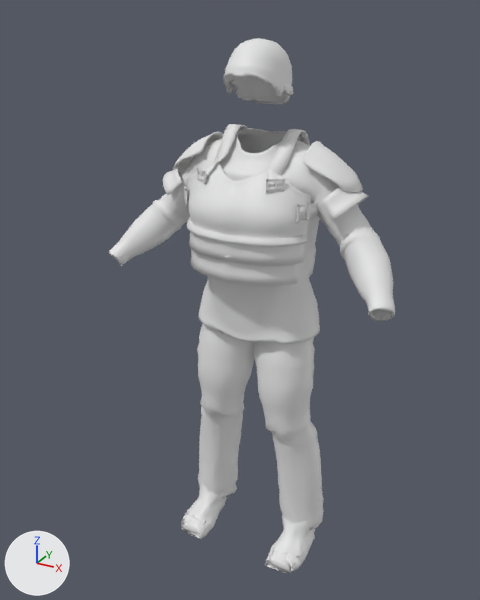
An edit to the glTF model game/assets/characters/clothing_female.glb, drawn before and after from the same camera.
Rendered twice from a 50 mm camera at (0.858, -1.708, 1.695) aimed at (-0.042, -0.072, 0.877). The lights are fixed; the arrows at lower left show +X, +Y and +Z. The older version comes first. Objects named as collision shapes, trigger or cutter boxes, shadow casters or lower levels of detail are left out.

The scene before the commit, as lines of its bpy script (objects in view):
```python
me_knit_cap_lod0 = bpy.data.meshes.new('knit_cap_lod0')
me_knit_cap_lod0.from_pydata(...)  # 716 vertices, 1308 faces; spans x -0.097..0.097, y -0.157..0.056, z 1.449..1.622
me_knit_cap_lod0.materials.append(mat_knit_cap_female)  # white #e7e7e7
me_laced_boots_lod0 = bpy.data.meshes.new('laced_boots_lod0')
me_laced_boots_lod0.from_pydata(...)  # 2406 vertices, 4768 faces; spans x -0.232..0.232, y -0.205..0.046, z -0.001..0.244
me_laced_boots_lod0.materials.append(mat_laced_boots_female)  # white #e7e7e7
me_riveted_breastplate_lod0 = bpy.data.meshes.new('riveted_breastplate_lod0')
me_riveted_breastplate_lod0.from_pydata(...)  # 4820 vertices, 9576 faces; spans x -0.315..0.315, y -0.232..0.154, z 0.999..1.39
me_riveted_breastplate_lod0.materials.append(mat_riveted_breastplate_female)  # white #e7e7e7
ob_knit_cap_lod0 = bpy.data.objects.new('knit_cap_lod0', me_knit_cap_lod0)
ob_knit_cap_lod0.location = (0.0, 0.0, 0.0)
ob_laced_boots_lod0 = bpy.data.objects.new('laced_boots_lod0', me_laced_boots_lod0)
ob_laced_boots_lod0.location = (0.0, 0.0, 0.0)
ob_riveted_breastplate_lod0 = bpy.data.objects.new('riveted_breastplate_lod0', me_riveted_breastplate_lod0)
ob_riveted_breastplate_lod0.location = (0.0, 0.0, 0.0)
# also in view: 'woven_trousers_lod0' at (-0.002, -0.025, 0.484); 'woven_shirt_lod0' at (0.0, -0.045, 1.079)
```
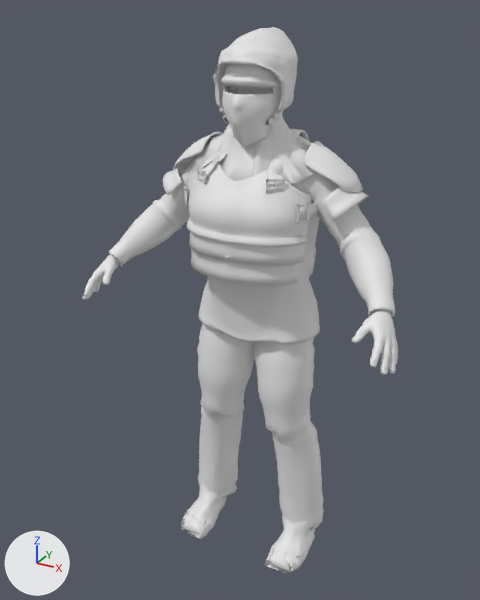
Changed parts and their boxes (x1, y1, x2, y2) in the pictures (480 x 600 px):
```json
{"object": "woven_hood_lod0", "change": "added", "after": [194, 27, 316, 184]}
{"object": "metal_mask_lod0", "change": "added", "after": [221, 63, 281, 148]}
{"object": "woven_gloves_lod0", "change": "added", "after": [82, 254, 398, 375]}
{"object": "knit_cap_lod0", "change": "unchanged, covered by the edit", "before": [223, 38, 294, 105], "after": [224, 64, 278, 94]}
```

Scene script edits in JSON lines:
```json
{"op": "add", "block": "mat_woven_hood_female", "code": ["mat_woven_hood_female = principled_material('woven_hood_female')", "mat_woven_hood_female.base_color = (0.8, 0.8, 0.8)  # white #e7e7e7"]}
{"op": "add", "block": "mat_woven_gloves_female", "code": ["mat_woven_gloves_female = principled_material('woven_gloves_female')", "mat_woven_gloves_female.base_color = (0.8, 0.8, 0.8)  # white #e7e7e7"]}
{"op": "add", "block": "mat_metal_mask_female", "code": ["mat_metal_mask_female = principled_material('metal_mask_female')", "mat_metal_mask_female.base_color = (0.8, 0.8, 0.8)  # white #e7e7e7"]}
{"op": "add", "block": "me_woven_hood_lod0", "code": ["me_woven_hood_lod0 = bpy.data.meshes.new('woven_hood_lod0')", "me_woven_hood_lod0.from_pydata(...)  # 4338 vertices, 8474 faces; spans x -0.249..0.249, y -0.173..0.103, z 1.21..1.648", "me_woven_hood_lod0.materials.append(mat_woven_hood_female)  # white #e7e7e7"]}
{"op": "add", "block": "me_woven_gloves_lod0", "code": ["me_woven_gloves_lod0 = bpy.data.meshes.new('woven_gloves_lod0')", "me_woven_gloves_lod0.from_pydata(...)  # 3458 vertices, 6872 faces; spans x -0.498..0.498, y -0.306..-0.112, z 0.858..1.032", "me_woven_gloves_lod0.materials.append(mat_woven_gloves_female)  # white #e7e7e7"]}
{"op": "add", "block": "me_metal_mask_lod0", "code": ["me_metal_mask_lod0 = bpy.data.meshes.new('metal_mask_lod0')", "me_metal_mask_lod0.from_pydata(...)  # 3330 vertices, 6652 faces; spans x -0.088..0.088, y -0.178..0.049, z 1.353..1.614", "me_metal_mask_lod0.materials.append(mat_metal_mask_female)  # white #e7e7e7"]}
{"op": "add", "block": "ob_woven_hood_lod0", "code": ["ob_woven_hood_lod0 = bpy.data.objects.new('woven_hood_lod0', me_woven_hood_lod0)", "ob_woven_hood_lod0.location = (0.0, 0.0, 0.0)"]}
{"op": "add", "block": "ob_woven_gloves_lod0", "code": ["ob_woven_gloves_lod0 = bpy.data.objects.new('woven_gloves_lod0', me_woven_gloves_lod0)", "ob_woven_gloves_lod0.location = (0.0, 0.0, 0.0)"]}
{"op": "add", "block": "ob_metal_mask_lod0", "code": ["ob_metal_mask_lod0 = bpy.data.objects.new('metal_mask_lod0', me_metal_mask_lod0)", "ob_metal_mask_lod0.location = (0.0, 0.0, 0.0)"]}
```
